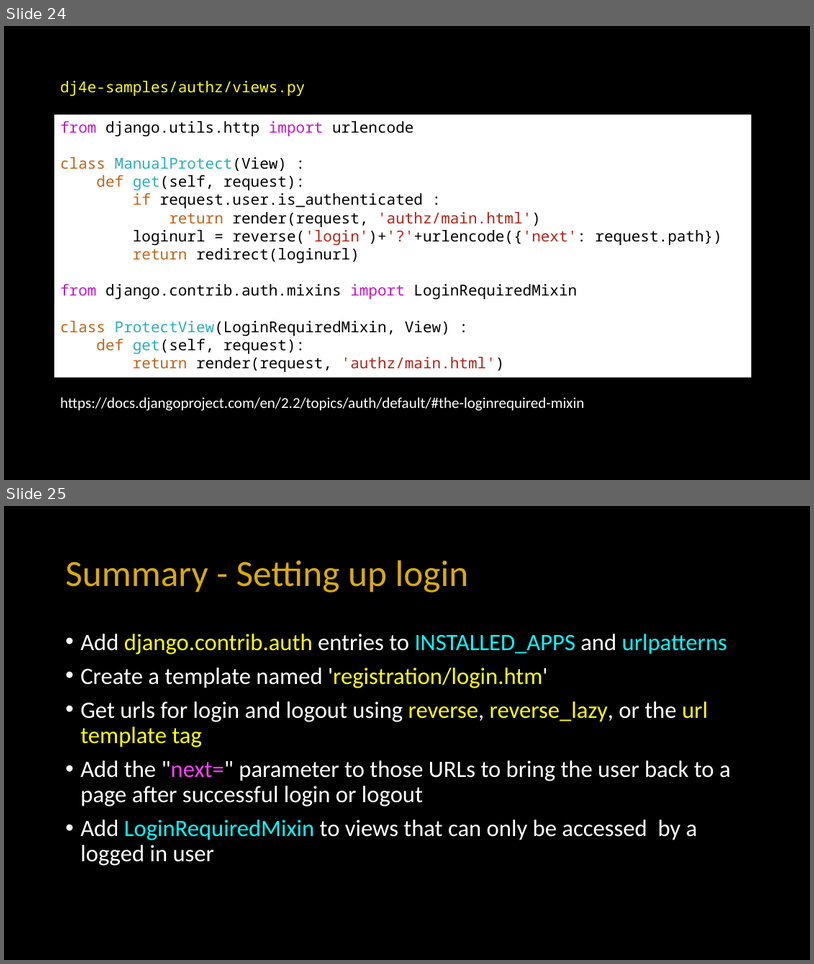
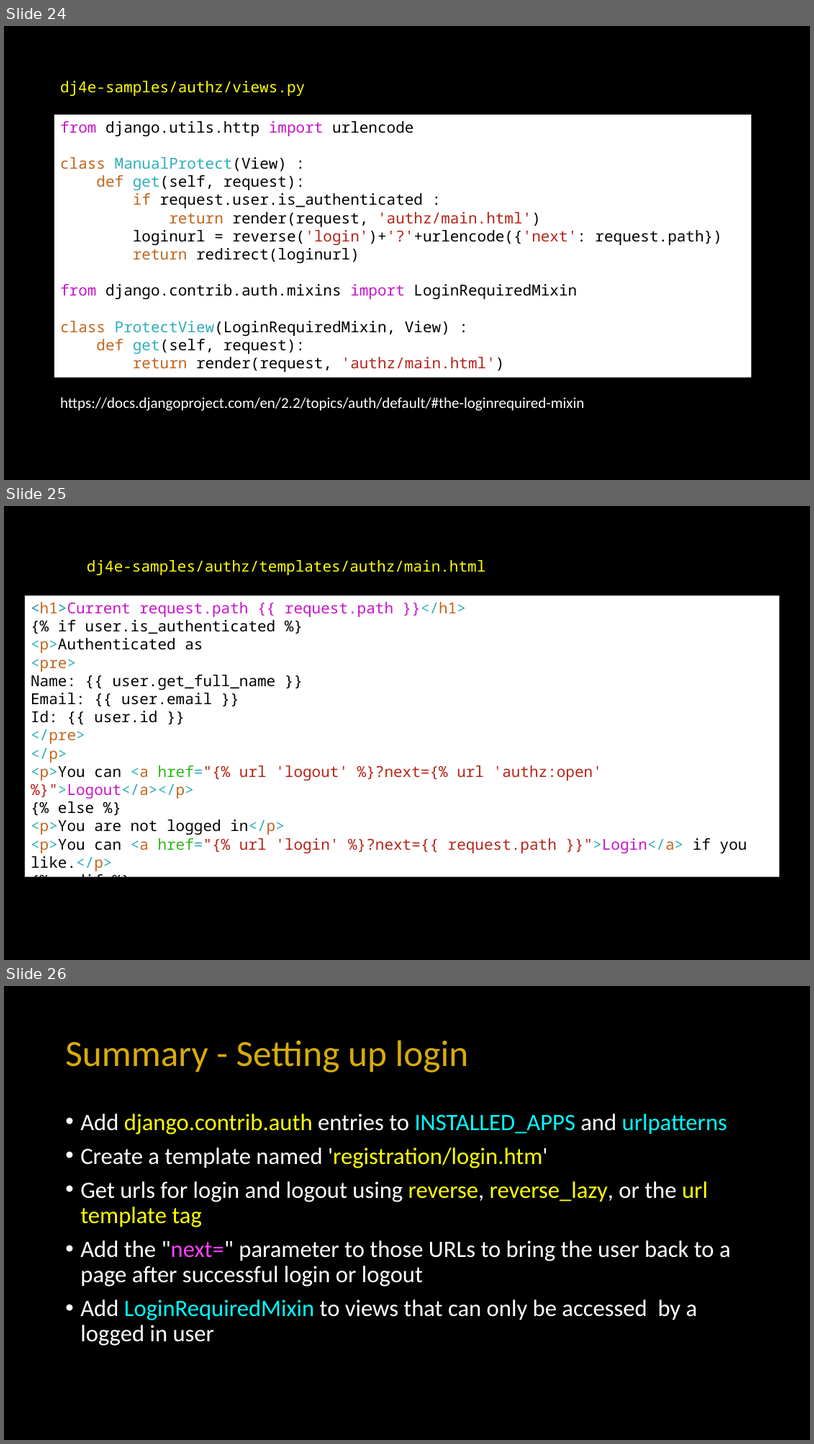
Before and after one commit to csev/dj4e, a slide deck: lectures/DJ-08-Login.pptx. Shown one above the other, each under a label of ours: slides 24 and 25 before the commit, slides 24, 25 and 26 after it. The pictures are 814x964 and 814x1444 pixels, drawn with LibreOffice and Linux fonts; fonts in the diff are those of the drawing. Boxes give left, top, right and bottom in pixels: in the first picture for what was removed or moved away, otherwise in the second. Text is boxed around its words. In the diff, an @@ line names an element or a change of style, - is before the commit and + after.

```diff
--- a/lectures/DJ-08-Login.pptx
+++ b/lectures/DJ-08-Login.pptx
@@ slide 25 added at (4, 506, 810, 960), background #000000 @@
@@ text added at (87, 560, 486, 575), 18 pt, text #FFFF00 @@
+dj4e-samples/authz/templates/authz/main.html
@@ rectangle added at (25, 595, 779, 876), fill #FFFFFF, 18 pt, text #000000 @@
+<h1>Current request.path {{ request.path }}</h1>
+{% if user.is_authenticated %}
+<p>Authenticated as
+<pre>
+Name: {{ user.get_full_name }}
+Email: {{ user.email }}
+Id: {{ user.id }}
+</pre>
+</p>
+<p>You can <a href="{% url 'logout' %}?next={% url 'authz:open' %}">Logout</a></p>
+{% else %}
+<p>You are not logged in</p>
+<p>You can <a href="{% url 'login' %}?next={{ request.path }}">Login</a> if you like.</p>
+{% endif %}
@@ what was slide 25 is now slide 26 @@
```
Also in this commit, not shown: 3 slides changed, 5 other files.
